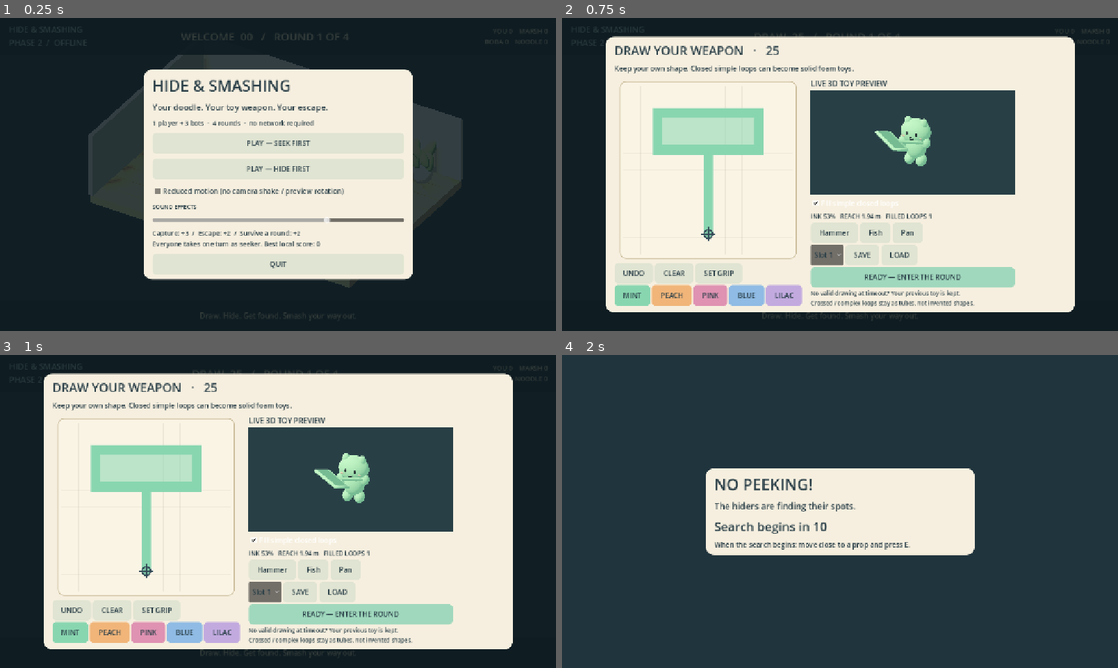
Above: before the commit, frames 1-4 (two rows, left to right).
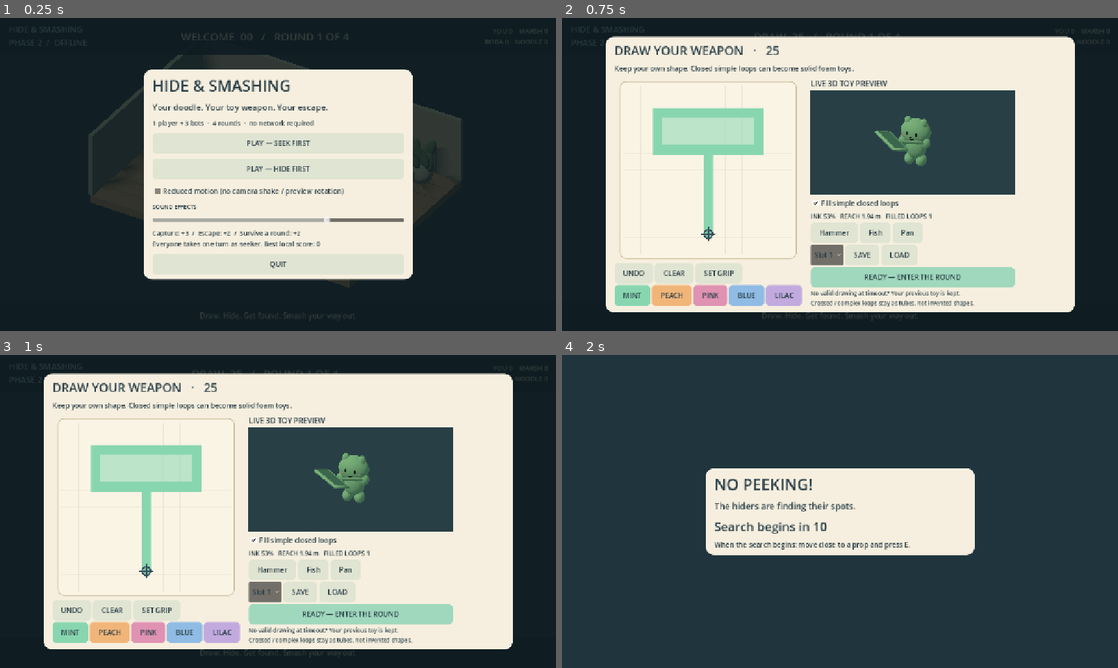
Above: after the commit, the same moments.

Repository: egol82/hideand
Game: Godot game, scene res://scenes/phase2.tscn
Two runs of this game, one before a commit and one after it. Both use one fixed random seed, a clock stepped at 60 frames per second and the inputs below.
Inputs:
- Up to frame 1 (0.25 s): no input
- Up to frame 2 (0.75 s): click "PLAY — SEEK FIRST" at 0.5 s
- Up to frame 3 (1 s): no input
- Up to frame 4 (2 s): click "READY — ENTER THE ROUND" at 1.25 s

The runs differ from the first frame. In frame 2, 1.0% of the frame differs, in the area x 46-67%, y 31-61%; in frame 3, 1.0%; in frame 4, nothing differs.

Commit message:
fix: calibrate real-render lighting, improve UI contrast and add Windows engine checks

Diff:
--- a/project.godot
+++ b/project.godot
@@ -1,4 +1,4 @@
-; Hide & Smashing — Phase 1 weapon playground.
+; Hide & Smashing — Phase 2 offline match; Phase 1 scene remains available.
 ; Open using the standard (non-.NET) Godot editor.
 config_version=5
 
--- a/scripts/phase2/fighter.gd
+++ b/scripts/phase2/fighter.gd
@@ -14,8 +14,10 @@
 	nameplate.text = ["YOU", "MARSH", "BOBA", "NOODLE"][player_id]
 	nameplate.billboard = BaseMaterial3D.BILLBOARD_ENABLED
 	nameplate.position.y = 2.0
-	nameplate.pixel_size = 0.005
+	nameplate.pixel_size = 0.01
 	nameplate.font_size = 32
+	nameplate.outline_size = 6
+	nameplate.modulate = Color("edf8ec")
 	add_child(nameplate)
 
 func equip(data) -> void:
--- a/scripts/phase2/game.gd
+++ b/scripts/phase2/game.gd
@@ -90,13 +90,13 @@
 	var sun := DirectionalLight3D.new()
 	sun.rotation_degrees = Vector3(-55,-35,0)
 	sun.light_color = Color("ffe3b6")
-	sun.light_energy = 1.15
+	sun.light_energy = 0.58
 	sun.shadow_enabled = true
 	add_child(sun)
 	var fill := OmniLight3D.new()
 	fill.position = Vector3(4,4,3)
 	fill.omni_range = 15
-	fill.light_energy = 0.35
+	fill.light_energy = 0.12
 	fill.light_color = Color("b8d8e6")
 	add_child(fill)
 	camera = Camera3D.new()
@@ -113,8 +113,8 @@
 	env.background_color = Color("283f46")
 	env.ambient_light_source = Environment.AMBIENT_SOURCE_COLOR
 	env.ambient_light_color = Color("e8eedc")
-	env.ambient_light_energy = 0.55
-	env.tonemap_mode = Environment.TONE_MAPPER_FILMIC
+	env.ambient_light_energy = 0.23
+	env.tonemap_mode = Environment.TONE_MAPPER_LINEAR
 	return env
 
 func start_match(seek_first: bool = true) -> void:
@@ -550,6 +550,8 @@
 			KEY_C:
 				_taunt()
 			KEY_SHIFT:
+				if rules.phase == Rules.Phase.HIDE and rules.seeker == 0:
+					return
 				if rules.phase in [Rules.Phase.HIDE,Rules.Phase.SEEK,Rules.Phase.DUEL]:
 					if rules.phase != Rules.Phase.DUEL or 0 in [rules.seeker,rules.opponent]:
 						fighters[0].begin_dash(_move_input())
--- a/scripts/phase2/interface.gd
+++ b/scripts/phase2/interface.gd
@@ -59,7 +59,10 @@
 	var backing := StyleBoxFlat.new()
 	backing.bg_color = Color(0.1,0.17,0.2,0.94)
 	objective.add_theme_stylebox_override("normal",backing)
-	toast = label("",32,Color("fff0b4"))
+	toast = label("",27,Color("fff0b4"))
+	toast.add_theme_color_override("font_shadow_color",Color(0.06,0.13,0.16,0.9))
+	toast.add_theme_constant_override("shadow_offset_x",2)
+	toast.add_theme_constant_override("shadow_offset_y",2)
 	root.add_child(toast)
 	toast.set_anchors_and_offsets_preset(Control.PRESET_TOP_WIDE)
 	toast.offset_top = 106
@@ -160,7 +163,7 @@
 func _settings(box: VBoxContainer) -> void:
 	var motion := CheckBox.new()
 	motion.text = "Reduced motion (no camera shake / preview rotation)"
-	motion.add_theme_color_override("font_color",INK)
+	_control_ink(motion)
 	motion.button_pressed = game.preferences.reduced_motion
 	motion.toggled.connect(game.set_reduced_motion)
 	box.add_child(motion)
@@ -205,7 +208,7 @@
 	_make_preview(right)
 	var fill := CheckBox.new()
 	fill.text = "Fill simple closed loops"
-	fill.add_theme_color_override("font_color",INK)
+	_control_ink(fill)
 	fill.button_pressed = data.fill_closed
 	fill.toggled.connect(func(value: bool):
 		canvas.data.fill_closed = value
@@ -222,7 +225,7 @@
 	var saves := HBoxContainer.new()
 	right.add_child(saves)
 	slot = OptionButton.new()
-	slot.add_theme_color_override("font_color",INK)
+	_control_ink(slot)
 	for i in range(Library.SLOTS):
 		slot.add_item("Slot %d" % (i+1),i)
 	saves.add_child(slot)
@@ -253,6 +256,7 @@
 	var light := DirectionalLight3D.new()
 	light.rotation_degrees = Vector3(-55,-35,0)
 	light.light_color = Color("ffe3b6")
+	light.light_energy = 0.58
 	stage.add_child(light)
 	preview_actor = Toy.avatar(Color("88d6b0"))
 	stage.add_child(preview_actor)
@@ -335,3 +339,7 @@
 	item.add_theme_stylebox_override("pressed",panel(Color("a9cdb8"),9))
 	item.pressed.connect(action)
 	return item
+
+func _control_ink(control: Control) -> void:
+	for key in ["font_color", "font_hover_color", "font_pressed_color", "font_hover_pressed_color", "font_focus_color"]:
+		control.add_theme_color_override(key, INK)
Not shown, changed: .github/workflows/godot-ci.yml
